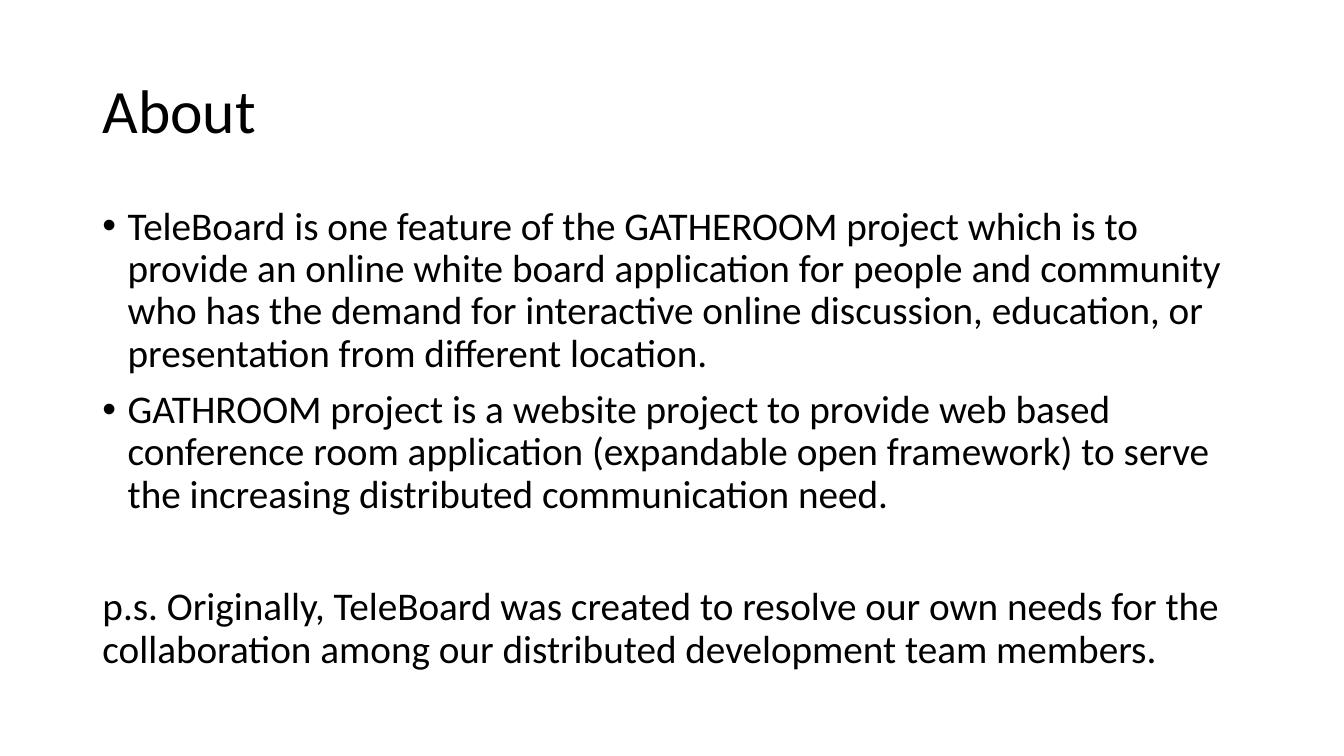
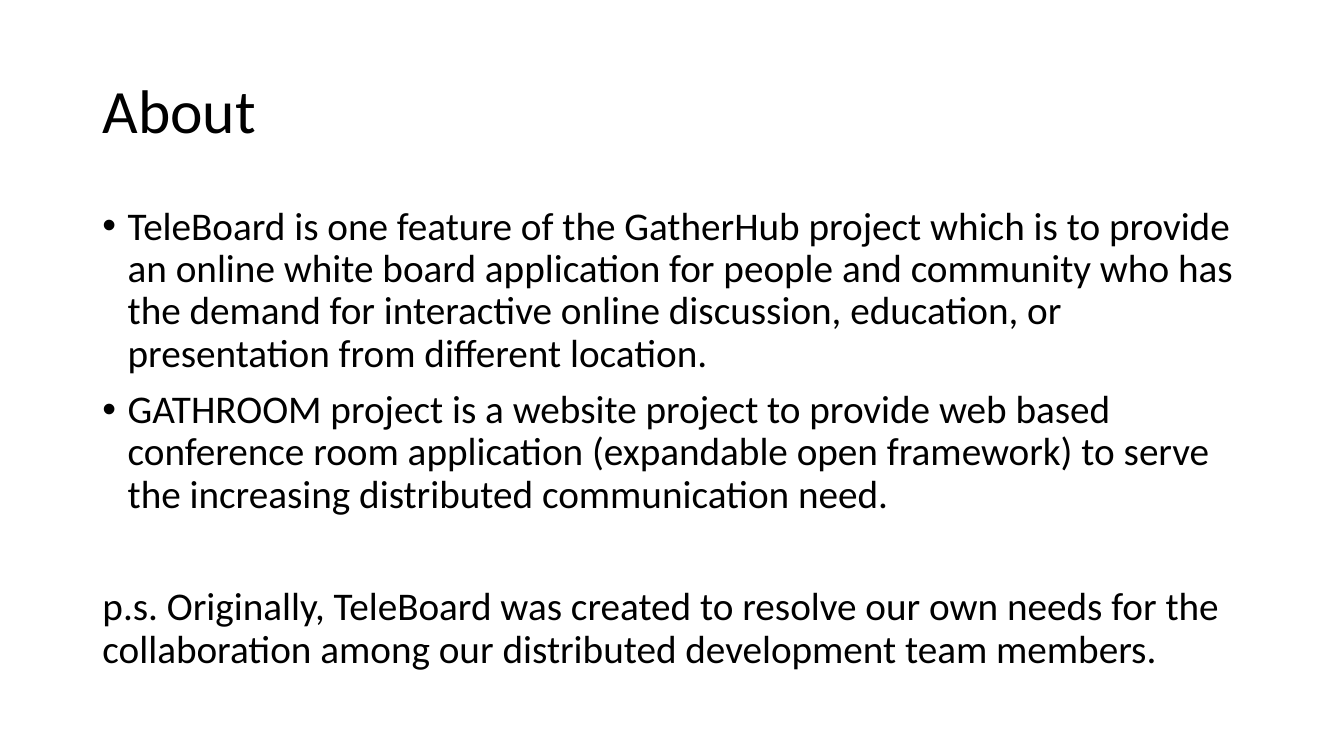
Before and after one commit to quarkli/gatherhub, a slide deck: slide 2 of doc/Design Note - Teleboard.pptx. Drawn at 1344x756 pixels with LibreOffice and Linux fonts; fonts in the diff are those of the drawing. Boxes give left, top, right and bottom in pixels: in the first picture for what was removed or moved away, otherwise in the second. Text is boxed around its words. In the diff, an @@ line names an element or a change of style, - is before the commit and + after.

```diff
--- a/doc/Design Note - Teleboard.pptx
+++ b/doc/Design Note - Teleboard.pptx
@@ text at (128, 212, 1233, 374): text changed @@
-• TeleBoard is one feature of the GATHEROOM project which is to provide an online white board application for people and community who has the demand for interactive online discussion, education, or presentation from different location.
+• TeleBoard is one feature of the GatherHub project which is to provide an online white board application for people and community who has the demand for interactive online discussion, education, or presentation from different location.
```
Also in this commit, not shown: 1 other slide changed, 1 other file.
